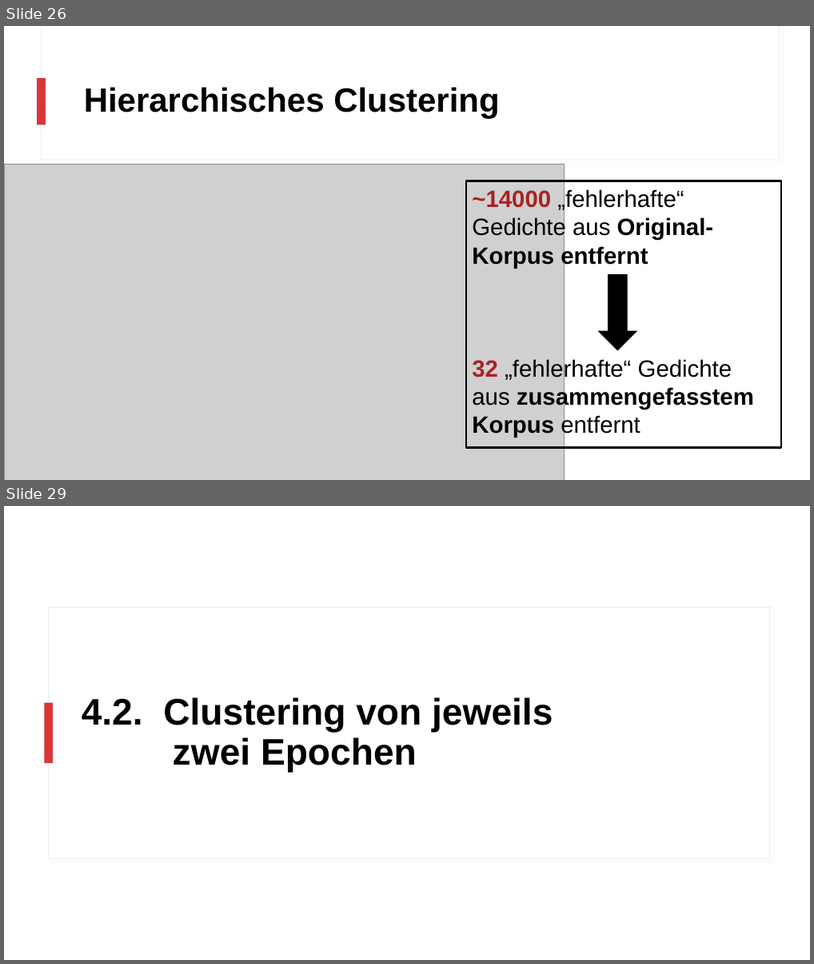
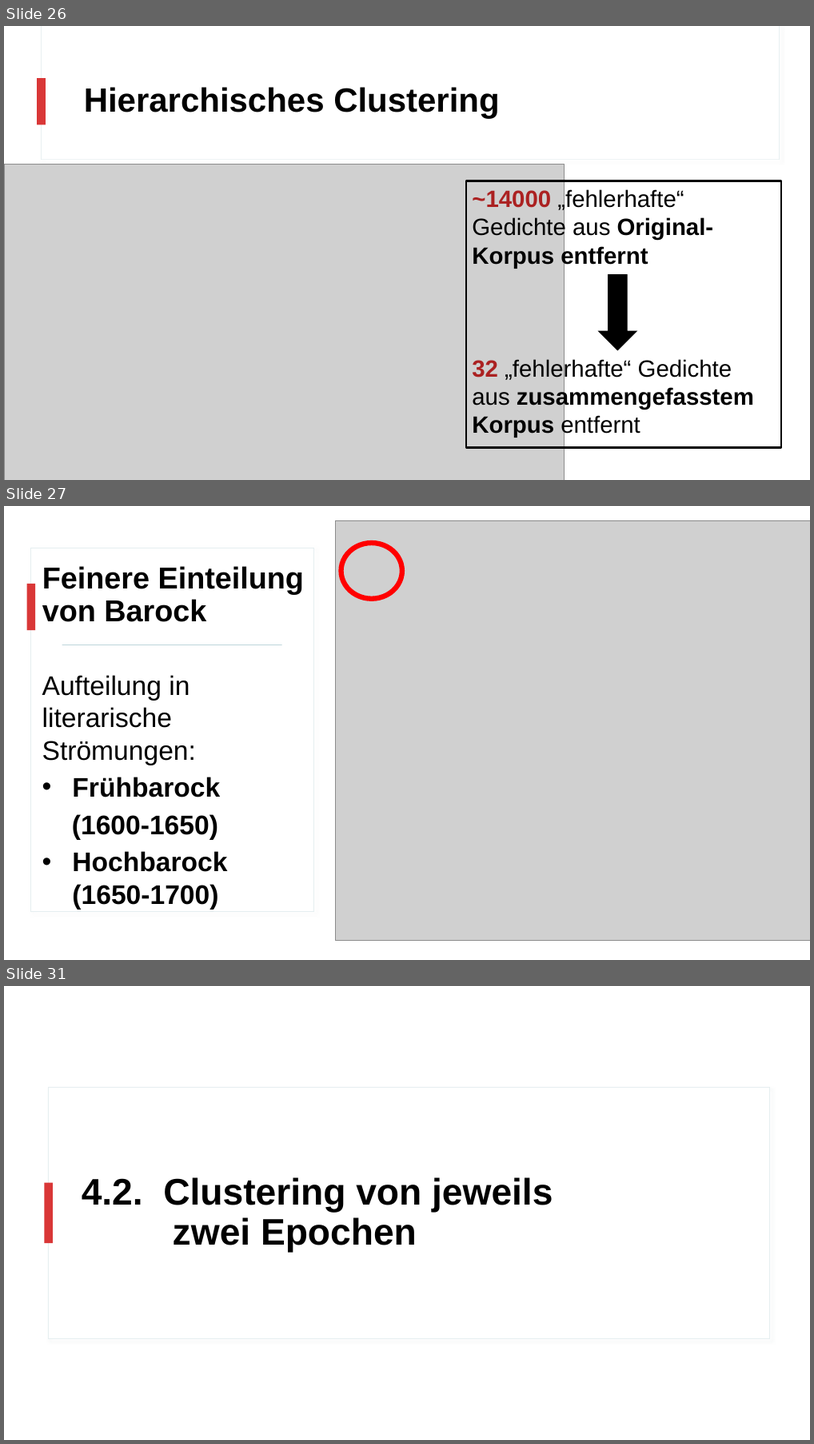
Before and after one commit to realjanpaulus/clusterpoems, a slide deck: presentation/clustering_presentation.pptx. Shown one above the other, each under a label of ours: slides 26 and 29 before the commit, slides 26, 27 and 31 after it; the slides between them are not shown. The pictures are 814x964 and 814x1444 pixels, drawn with LibreOffice and Linux fonts; fonts in the diff are those of the drawing; grey boxes stand for pictures. Boxes give left, top, right and bottom in pixels: in the first picture for what was removed or moved away, otherwise in the second. Text is boxed around its words. In the diff, an @@ line names an element or a change of style, - is before the commit and + after.

```diff
--- a/presentation/clustering_presentation.pptx
+++ b/presentation/clustering_presentation.pptx
@@ slide 27 added at bbox=[4, 506, 810, 960], background #FFFFFF; not listed: 2 template elements that a slide beside it also shows @@
@@ rectangle added at bbox=[4, 506, 810, 960], fill #FFFFFF @@
@@ picture added at bbox=[335, 520, 810, 940] @@
@@ rectangle added at bbox=[31, 548, 314, 912], fill #FFFFFF, outline #E5EEF0 0.75 pt @@
@@ ellipse added at bbox=[342, 543, 402, 599], outline #FF0000 6 pt @@
@@ title added at bbox=[42, 566, 304, 622], 36 pt, text #000000, bold @@
+Feinere Einteilung von Barock
@@ rectangle added at bbox=[27, 584, 35, 630], fill #D93737 @@
@@ rectangle added at bbox=[62, 644, 282, 645], fill #BDD5DB @@
@@ text added at bbox=[42, 675, 227, 909], 32 pt, text #000000, bold @@
+Aufteilung in literarische Strömungen:
+• Frühbarock
+(1600-1650)
+• Hochbarock (1650-1700)
@@ what was slide 29 is now slide 31 @@
```
Also in this commit, not shown: 1 slide changed, 3 other slides added, 2 slides removed, 23 other files.
